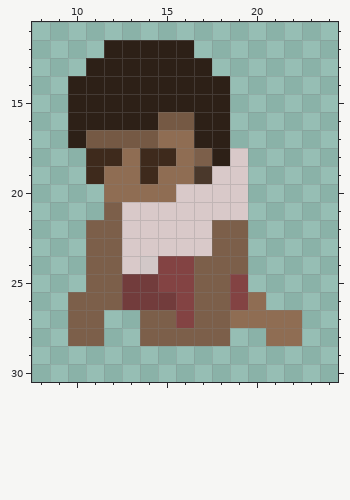
Edited in one commit: pixel-art sprite (Sprites/Benny_LedgeClimb4.png). The picture above is the old version.
The file is 32x32 pixels. Colours within 5 levels of each other are drawn and written as one. Shown: x 8..24, y 11..30.
The result:
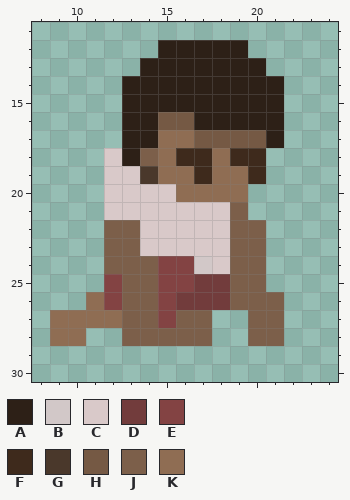
Palette (. is transparent): A #2d2017  B #d2c8c8  C #d9c9c9  D #723c3c  E #834343  F #3e2a1c  G #4a382b  H #755944  J #7c5f4a  K #8f6d53
Diff:
Changed rows in their new state; - is an unchanged pixel.
first column x 9:
12 ---...--AAA---
13 --...----AAA--
14 -...------AAA-
15 -...------AAA-
16 -...------AAA-
17 -...AA--HHHHA-
18 --.CAJKFFKFF--
19 --.CCG--FKKF--
20 ---CCCCKKKK---
21 ---C------J---
22 --.-J----C-J--
23 --.-J----C-J--
24 --.-JJ--BC-J--
25 --.EJJ--DDJJ--
26 -.KEJJEDDDJJJ-
27 KKKKJ-EJ-..JJ.
28 KK.-J----.-JJ.
Pixel boxes of the changes (left, top, right, bottom) in both pictures:
changed: (50, 40, 302, 346)
